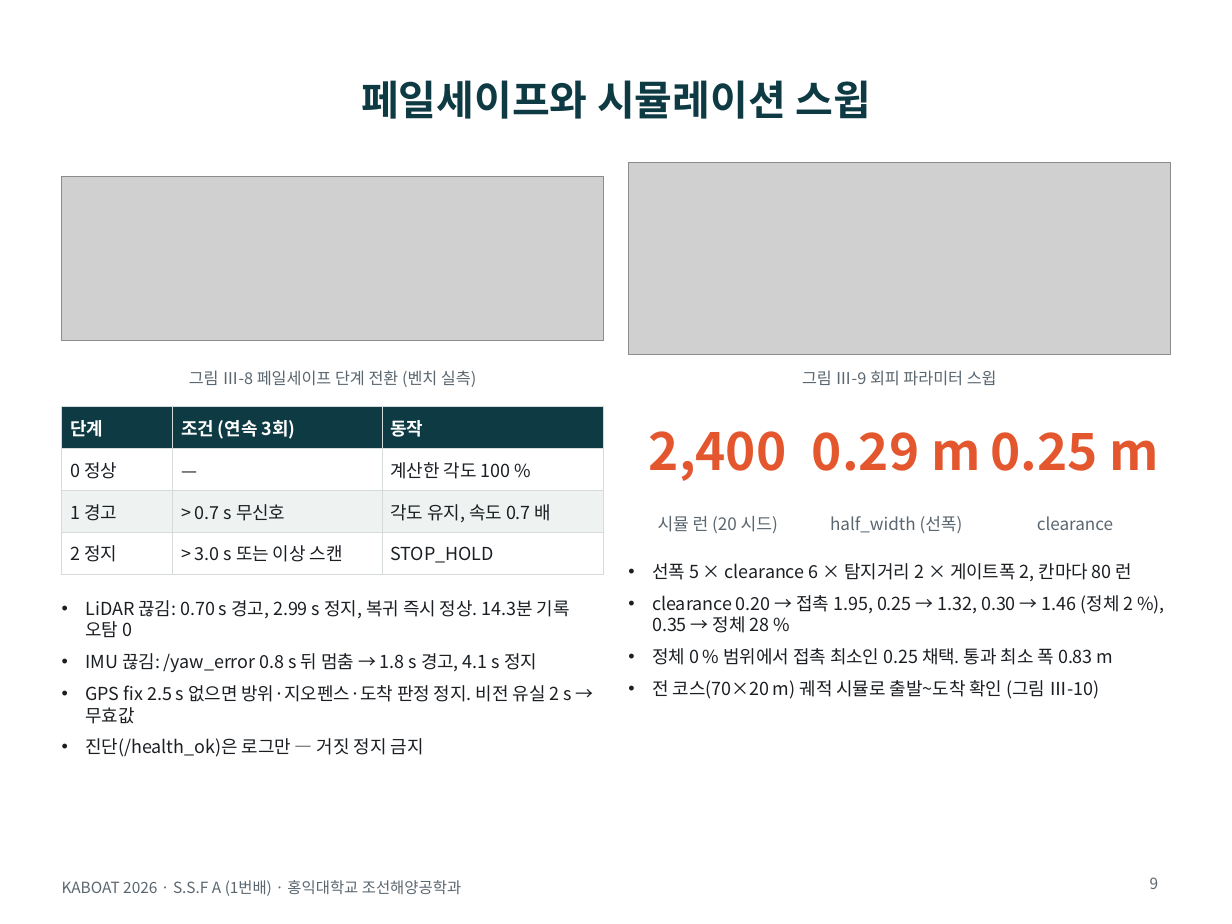
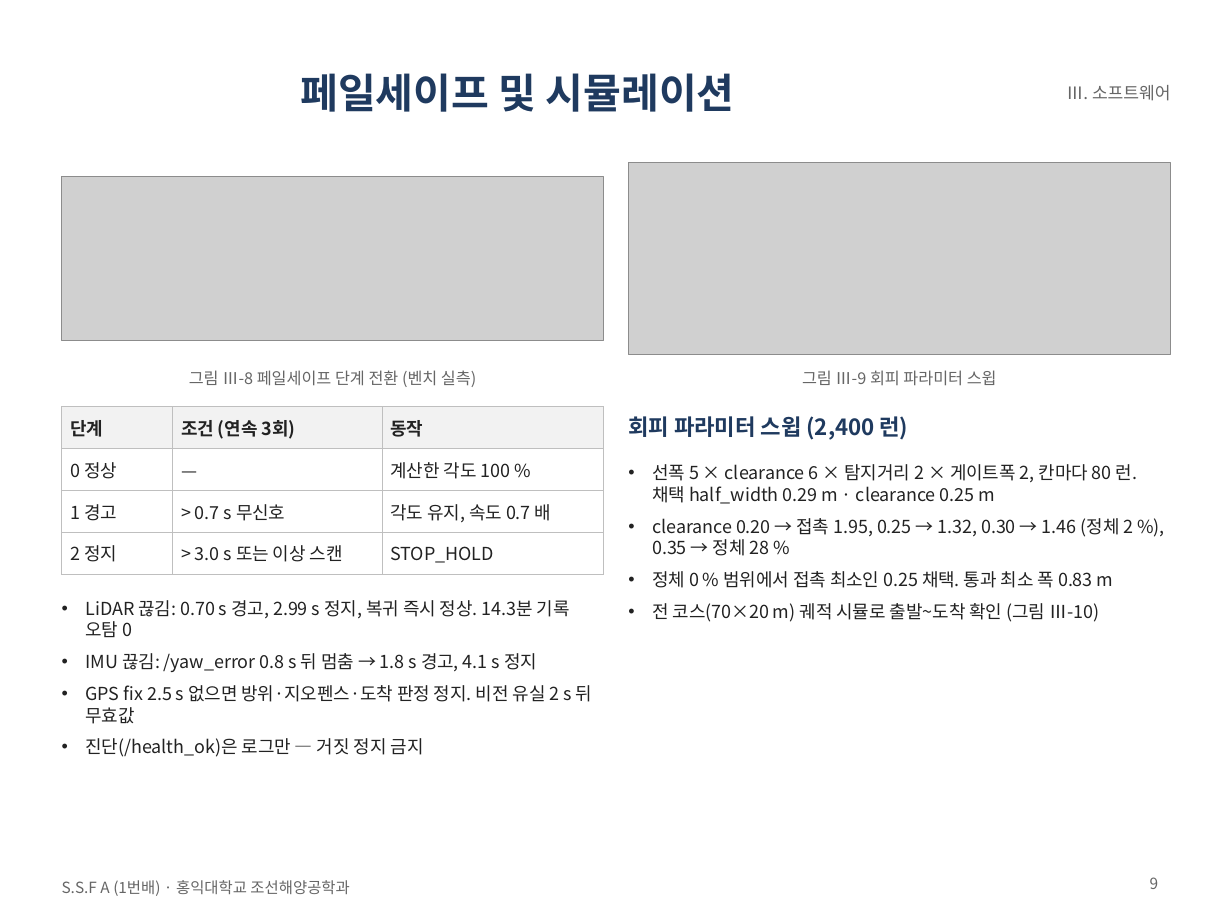
Before and after one commit to unmatsutake377-rgb/ros2_ws, a slide deck: slide 9 of docs/전달용/보고서_분담/발표자료_SSF_A.pptx. Drawn at 1232x924 pixels with LibreOffice and Linux fonts; fonts in the diff are those of the drawing; grey boxes stand for pictures. Boxes give left, top, right and bottom in pixels: in the first picture for what was removed or moved away, otherwise in the second. Text is boxed around its words. In the diff, an @@ line names an element or a change of style, - is before the commit and + after.

```diff
--- a/docs/전달용/보고서_분담/발표자료_SSF_A.pptx
+++ b/docs/전달용/보고서_분담/발표자료_SSF_A.pptx
@@ title at bbox=[300, 73, 735, 112]: text changed; text colour #0E3B43 to #1F3A5F @@
-페일세이프와 시뮬레이션 스윕
+페일세이프 및 시뮬레이션
@@ text added at bbox=[1066, 85, 1171, 101], 10 pt, text #666666 @@
+Ⅲ. 소프트웨어
@@ table at bbox=[62, 407, 604, 567] @@
@@ fill #0E3B43 to #F2F2F2 in row 1 @@
@@ fill #EEF3F2 to none in row 3 @@
@@ text colour #FFFFFF to #222222 in "단계", "조건 (연속 3회)", "동작" @@
@@ text colour #1B1F23 to #222222 in "0 정상", "—", "계산한 각도 100 %", "1 경고" and 5 more places @@
@@ borders changed @@
@@ text added at bbox=[628, 416, 909, 440], 13 pt, text #1F3A5F, bold @@
+회피 파라미터 스윕 (2,400 런)
@@ text removed at bbox=[649, 431, 787, 481] @@
-2,400
@@ text removed at bbox=[812, 432, 980, 471] @@
-0.29 m
@@ text removed at bbox=[991, 432, 1159, 471] @@
-0.25 m
@@ text "선폭 5 × clearance 6 ...": place and size @@
-text "선폭 5 × clearance 6 ..." at bbox=[652, 563, 1134, 699]
+text "선폭 5 × clearance 6 ..." at bbox=[652, 464, 1137, 622]
@@ text at bbox=[652, 464, 1137, 504]: text changed; text colour #1B1F23 to #222222 @@
-• 선폭 5 × clearance 6 × 탐지거리 2 × 게이트폭 2, 칸마다 80 런
+• 선폭 5 × clearance 6 × 탐지거리 2 × 게이트폭 2, 칸마다 80 런. 채택 half_width 0.29 m · clearance 0.25 m
@@ text at bbox=[652, 518, 1134, 622]: text colour #1B1F23 to #222222 in "clearance 0.20 → 접촉 1.95, 0.25 → ...", "정체 0 % 범위에서 접촉 최소인 0.25 ...", "전 코스(70×20 m) 궤적 시뮬로 출발~도착 확인 ..." @@
@@ text removed at bbox=[658, 516, 778, 533] @@
-시뮬 런 (20 시드)
@@ text removed at bbox=[830, 516, 963, 533] @@
-half_width (선폭)
@@ text removed at bbox=[1037, 516, 1113, 530] @@
-clearance
@@ text at bbox=[86, 685, 593, 724]: text changed; text colour #1B1F23 to #222222 @@
-• GPS fix 2.5 s 없으면 방위·지오펜스·도착 판정 정지. 비전 유실 2 s → 무효값
+• GPS fix 2.5 s 없으면 방위·지오펜스·도착 판정 정지. 비전 유실 2 s 뒤 무효값
@@ text at bbox=[62, 880, 349, 896]: text changed; text colour #5B6770 to #666666 @@
-KABOAT 2026 · S.S.F A (1번배) · 홍익대학교 조선해양공학과
+S.S.F A (1번배) · 홍익대학교 조선해양공학과
```
Also in this commit, not shown: 11 other slides changed, 2 other files.
